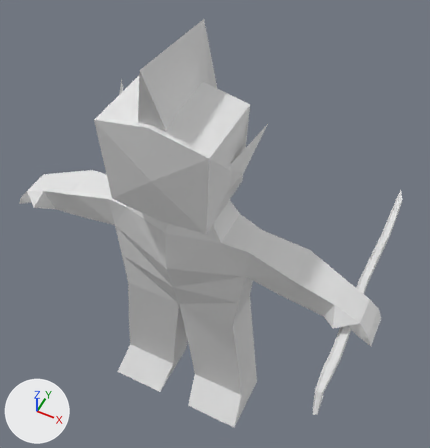
What one commit did to the Blender file art/model/human_model_0.1.blend.
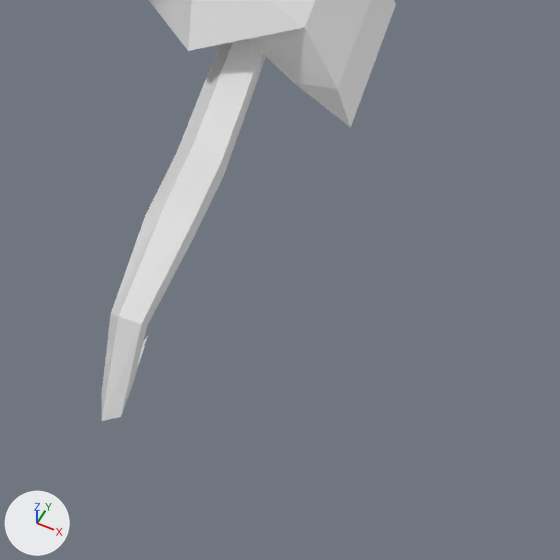
The first picture shows the older version from a camera (50 mm lens) standing at (2.0, -3.23, 5.25) and looking at (0.07, 0.63, 0.43). The close-ups show both versions on the part from 67% to 98% of the width and 71% to 100% of the height of that picture. Every picture has the same lights, and +X, +Y and +Z are marked at lower left.

Names of what the first close-up shows: 'human.mesh', 'staff.a'.
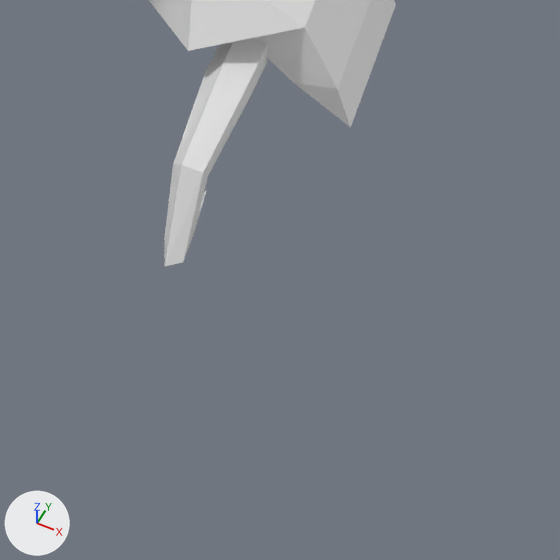
Changed parts and their boxes [x1, y1, x2, y2] in the close-ups (560 x 560 px):
'staff.a', moved
    before: [102, 39, 266, 421]
    after: [164, 38, 269, 266]

What the commit changed:
Object 'staff.a' (ob_staff_a) moves from (1.768, 0.109, 0.524) to (1.768, 0.478, 0.524).
